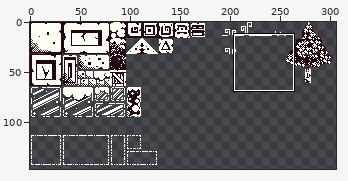
Two states of a sprite sheet, assets/img/tiles.png. The picture above shows the old version from afar; the outline marks the close-up.
Close-up. As it was:
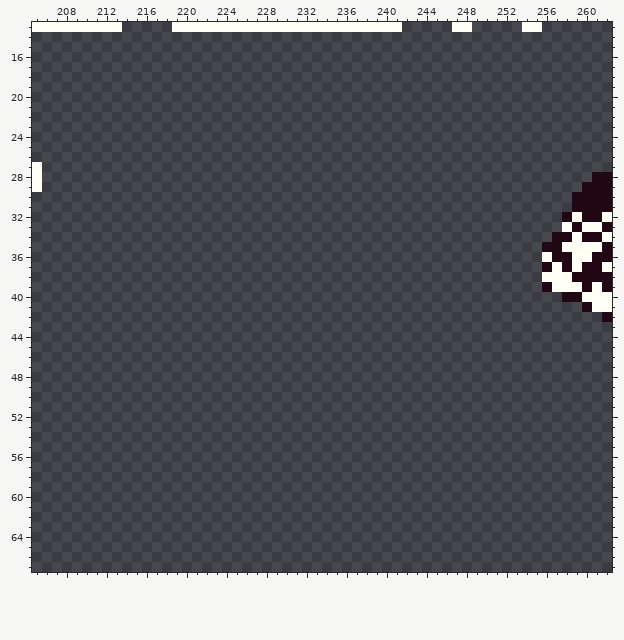
The file is 320x180 pixels. Shown: x 205..262, y 13..67. The wide view leaves out empty margins. The commit also changed other parts of the picture, which this record leaves out.
After:
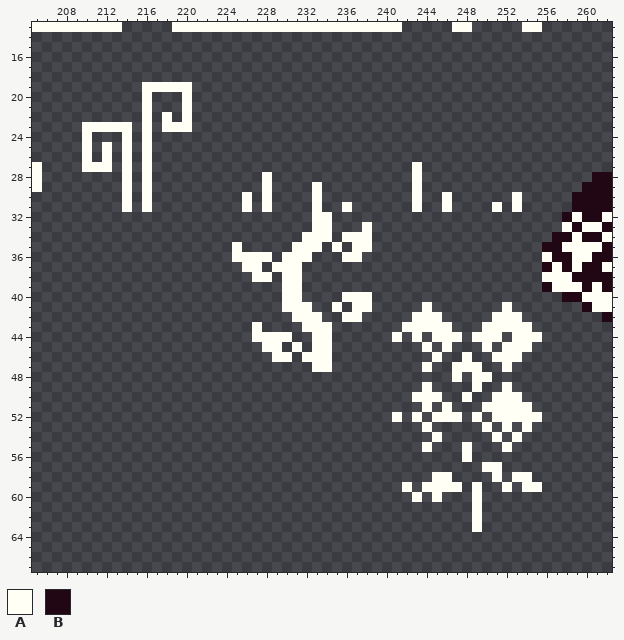
Palette (. is transparent): A #fffff5  B #210613
Diff:
Changed rows in their new state; - is an unchanged pixel.
first column x 210:
19 ------AAAAA-----------------------------------
20 ------A---A-----------------------------------
21 ------A---A-----------------------------------
22 ------A-A-A-----------------------------------
23 AAAAA-A-AAA-----------------------------------
24 A---A-A---------------------------------------
25 A-A-A-A---------------------------------------
26 A-A-A-A---------------------------------------
27 AAA-A-A--------------------------A------------
28 ----A-A-----------A--------------A------------
29 ----A-A-----------A----A---------A------------
30 ----A-A---------A-A----A---------A--A------A--
31 ----A-A---------A-A----A--A------A--A----A-A--
32 -----------------------AA---------------------
33 -----------------------AA---A-----------------
34 ----------------------AAA-AAA-----------------
35 ---------------A-----AAA-A-AA-----------------
36 ---------------AAAA-AAA---AA------------------
37 ----------------AA-AAA------------------------
38 -----------------AA-AA------------------------
39 --------------------AA------------------------
40 --------------------AA----AAA-----------------
41 --------------------AAA--A-AA-----A-------A---
42 ---------------------AAA--AA-----AAA-----AAA--
43 -----------------A----AAA-------AAAAA---AAAAA-
44 -----------------AAAA--AA------A-A-AAA-AAA-AAA
45 ------------------AA-A-AA---------A-A---A-AAA-
46 -------------------AA-AAA----------A--A--AAA--
47 -----------------------AA---------A--AAA--A---
48 -------------------------------------A-AA-----
49 ----------------------------------A----A--A---
50 ---------------------------------AAA--A--AAA--
51 ----------------------------------A-A---AAAAA-
52 -------------------------------A-A-AAA-A-AAAAA
53 ----------------------------------A-----A-A-A-
54 -----------------------------------A-----A-A--
55 ----------------------------------A---A---A---
56 --------------------------------------A-------
57 ----------------------------------------AA----
58 -----------------------------------AA----A-AA-
59 --------------------------------A-AAAA-A--A-AA
60 ---------------------------------A-A---A------
61 ---------------------------------------A------
62 ---------------------------------------A------
63 ---------------------------------------A------
Where, in picture pixels (left, top, right, bottom), the same in both close-ups:
added: (82, 82, 192, 212)
added: (232, 162, 542, 532)
